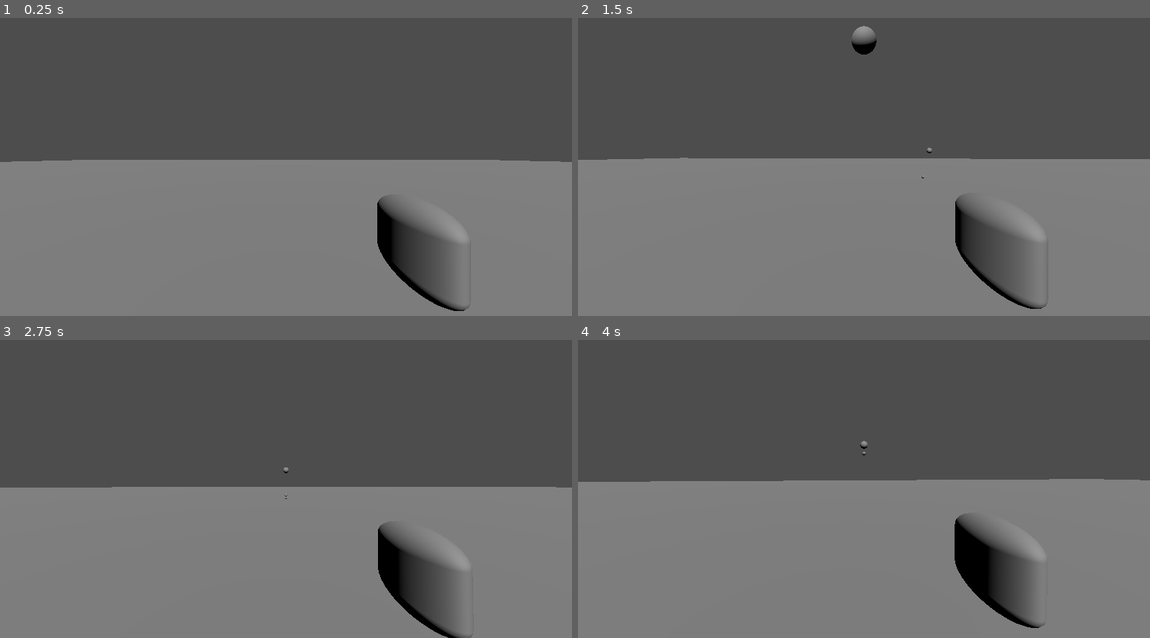
Above: before the commit, frames 1-4 (two rows, left to right).
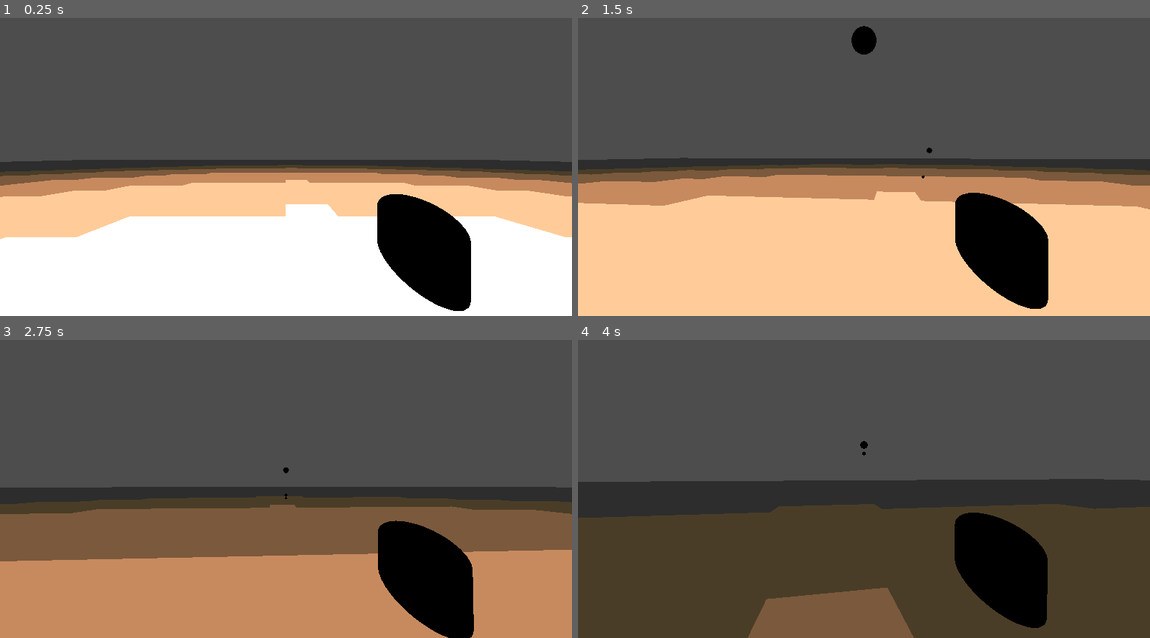
Above: after the commit, the same moments.

Repository: PeteSumners/RuinForge
Game: Godot game, scene res://scenes/World.tscn
Same seed, same stepped clock (60 frames per second), same inputs: the game is played once before the commit and once after it.
Inputs (mouse positions are in pixels of both pictures, inside the frame that each line leads up to):
- Up to frame 1 (0.25 s): no input
- Up to frame 2 (1.5 s): move the mouse to (892, 155) at 0.52 s; press the mouse at (892, 155) at 0.53 s; hold Up (ui_up) from 0.53 s (still down); tap Space (jump) at 0.77 s; move the mouse to (835, 155) at 1.27 s; release the mouse at (835, 155) at 1.28 s; click (835, 155) at 1.35 s
- Up to frame 3 (2.75 s): keep holding Up (ui_up); tap Space (jump) at 1.52 s; move the mouse to (297, 471) at 2.02 s; press the mouse at (297, 471) at 2.03 s
- Up to frame 4 (4 s): keep holding Up (ui_up); move the mouse to (858, 483) at 2.77 s; release the mouse at (858, 483) at 2.78 s; click (858, 483) at 2.85 s; tap Space (jump) at 3.02, 3.77 s; move the mouse to (904, 480) at 3.52 s; press the mouse at (904, 480) at 3.53 s

The runs differ from the first frame. In frame 1, 52% of the frame differs, in the area x 0-100%, y 47-100%; in frame 2, 53%, in the area x 0-100%, y 2-100%; in frame 3, 50%; in frame 4, 52%.

Commit message:
Added unlit lighting lol

Diff:
--- a/scenes/World.tscn
+++ b/scenes/World.tscn
@@ -1,6 +1,12 @@
-[gd_scene load_steps=4 format=3 uid="uid://dnhwpg8753uw1"]
+[gd_scene load_steps=7 format=3 uid="uid://dnhwpg8753uw1"]
 
 [ext_resource type="PackedScene" uid="uid://wbh0d52kxv7l" path="res://scenes/Player.tscn" id="1_ubkn4"]
+[ext_resource type="Shader" path="res://unlit_shader.gdshader" id="2_3ynoa"]
+[ext_resource type="Script" path="res://scripts/core/LightManager.gd" id="2_ocqm5"]
+
+[sub_resource type="ShaderMaterial" id="ShaderMaterial_x4u8i"]
+render_priority = 0
+shader = ExtResource("2_3ynoa")
 
 [sub_resource type="PlaneMesh" id="PlaneMesh_wfbtx"]
 size = Vector2(100, 100)
@@ -16,6 +22,7 @@
 [node name="Ground" type="StaticBody3D" parent="."]
 
 [node name="MeshInstance3D" type="MeshInstance3D" parent="Ground"]
+material_override = SubResource("ShaderMaterial_x4u8i")
 mesh = SubResource("PlaneMesh_wfbtx")
 skeleton = NodePath("../..")
 
@@ -23,5 +30,5 @@
 transform = Transform3D(1, 0, 0, 0, 1, 0, 0, 0, 1, 0, -1, 0)
 shape = SubResource("BoxShape3D_1dncu")
 
-[node name="DirectionalLight3D" type="DirectionalLight3D" parent="."]
-transform = Transform3D(1, 0, 0, 0, 0.707107, 0.707107, 0, -0.707107, 0.707107, 0, 0, 0)
+[node name="LightManager" type="Node3D" parent="."]
+script = ExtResource("2_ocqm5")
--- /dev/null
+++ b/scripts/core/LightManager.gd
@@ -0,0 +1,35 @@
+extends Node3D
+class_name LightManager
+
+@onready var mesh_node = get_parent().get_node("Ground/MeshInstance3D")
+@onready var material = mesh_node.mesh.surface_get_material(0) if mesh_node else null
+var light_map = Image.create(100, 100, false, Image.FORMAT_RF)
+var light_pos = Vector2i(50, 50)
+var light_range = 30
+
+func _ready():
+	print("Parent children: ", get_parent().get_children())
+	print("Ground children: ", get_parent().get_node("Ground").get_children())
+	print("Mesh node: ", mesh_node)
+	print("Mesh: ", mesh_node.mesh if mesh_node else "(no mesh)")
+	print("Material: ", material)
+	if not mesh_node:
+		push_error("MeshInstance3D not found at ../Ground/MeshInstance3D!")
+		return
+	if not material:
+		print("No material on mesh, checking inspector material...")
+		material = mesh_node.material_override  # Fallback to override
+		print("Override material: ", material)
+		if not material:
+			push_error("No material found on MeshInstance3D! Assign one in inspector.")
+			return
+	generate_light_map()
+	var tex = ImageTexture.create_from_image(light_map)
+	material.set_shader_parameter("light_map", tex)
+
+func generate_light_map():
+	for y in range(100):
+		for x in range(100):
+			var dist = Vector2(x, y).distance_to(light_pos)
+			var intensity = clamp(1.0 - (dist / light_range), 0.0, 1.0)
+			light_map.set_pixel(x, y, Color(intensity, 0, 0, 1))
--- /dev/null
+++ b/unlit_shader.gdshader
@@ -0,0 +1,26 @@
+shader_type spatial;
+render_mode unshaded;
+
+uniform sampler2D texture_map : filter_nearest;
+uniform sampler2D light_map : filter_nearest;
+
+void fragment() {
+    vec4 tex_color = texture(texture_map, UV);
+    float light_intensity = texture(light_map, UV).r;
+    vec3 light_color;
+    if (light_intensity > 0.833) {
+        light_color = vec3(1.0, 1.0, 1.0);
+    } else if (light_intensity > 0.666) {
+        light_color = vec3(1.0, 0.80, 0.60);
+    } else if (light_intensity > 0.5) {
+        light_color = vec3(0.78, 0.54, 0.37);
+    } else if (light_intensity > 0.333) {
+        light_color = vec3(0.48, 0.35, 0.24);
+    } else if (light_intensity > 0.166) {
+        light_color = vec3(0.29, 0.24, 0.16);
+    } else {
+        light_color = vec3(0.18, 0.18, 0.18);
+    }
+    ALBEDO = tex_color.rgb * light_color;
+    ALPHA = tex_color.a;
+}
Not shown, added: ruinforge_files_summary.txt
Not shown, added: gather_ruinforge_files.sh
